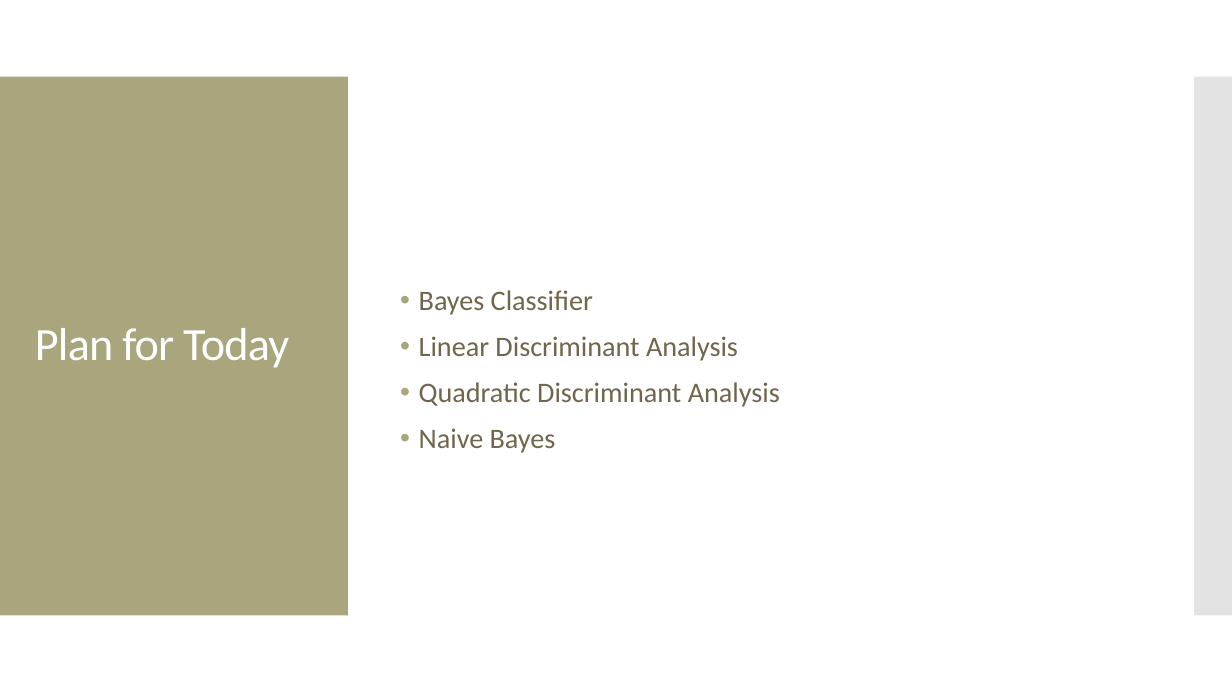
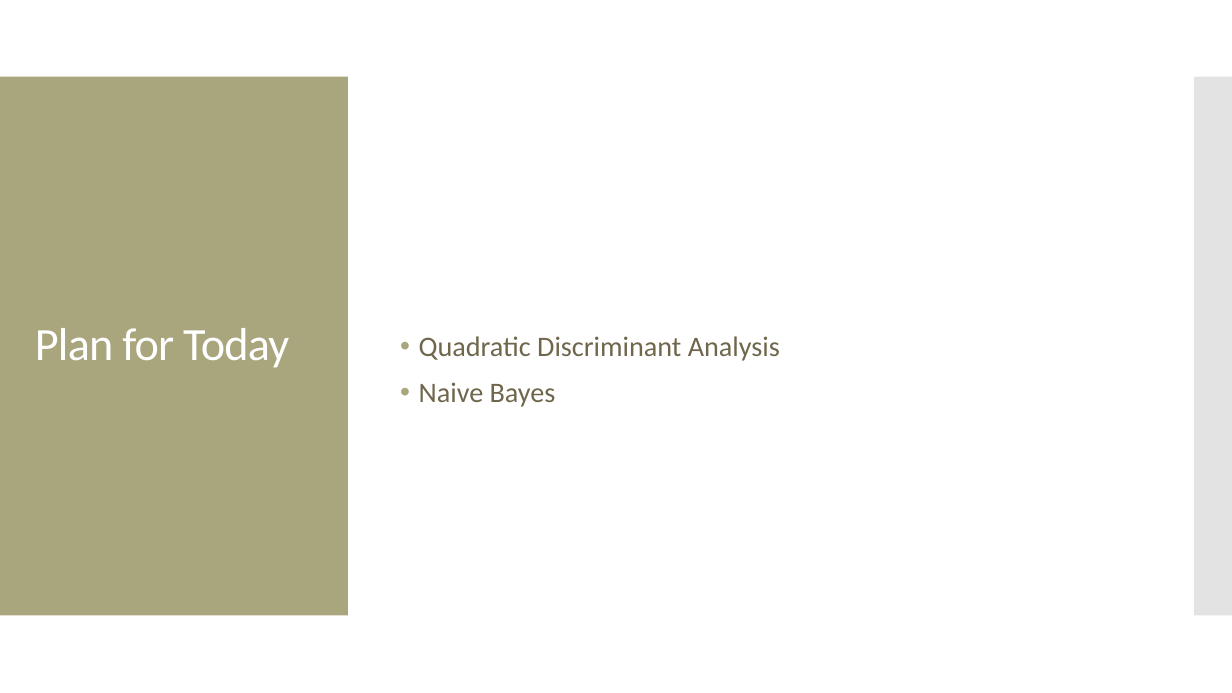
Before and after one commit to amosca01/CAIS380ML-S24, a slide deck: slide 2 of slides/08-QDA-naive-bayes.pptx. Drawn at 1232x693 pixels with LibreOffice and Linux fonts; fonts in the diff are those of the drawing. Boxes give left, top, right and bottom in pixels: in the first picture for what was removed or moved away, otherwise in the second. Text is boxed around its words. In the diff, an @@ line names an element or a change of style, - is before the commit and + after.

Commit message:
class

```diff
--- a/slides/08-QDA-naive-bayes.pptx
+++ b/slides/08-QDA-naive-bayes.pptx
@@ text at (x1=419, y1=290, x2=738, y2=361): paragraphs removed @@
-• Bayes Classifier
-• Linear Discriminant Analysis
```
Also in this commit, not shown: 2 other slides changed, 15 slides added, 31 slides removed, 9 other files.
